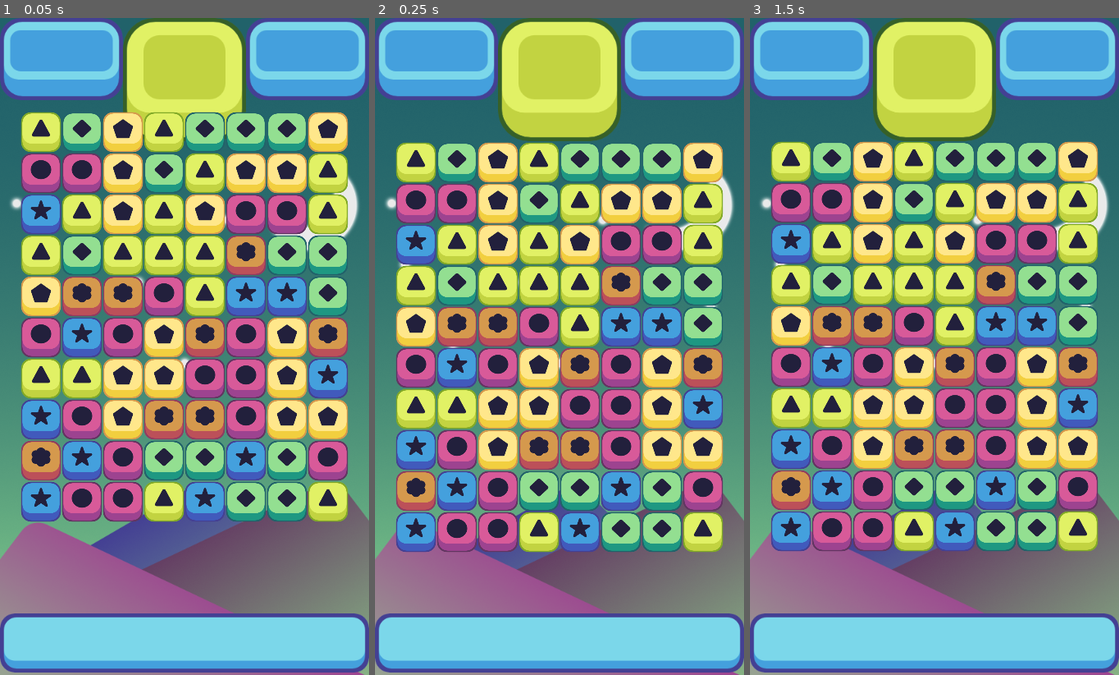
Above: before the commit, frames 1-3 (left to right).
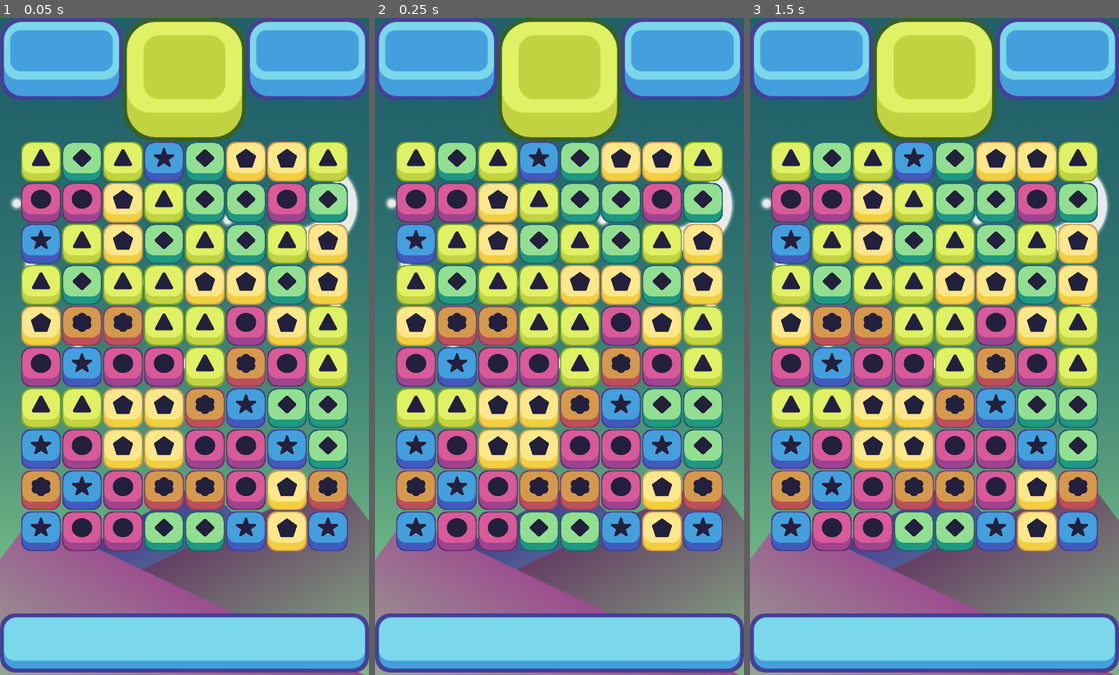
Above: after the commit, the same moments.

Repository: gonzalojs/Match3_Godot
Game: Godot game, scene res://Scenes/game_window.tscn
Two runs of this game, one before a commit and one after it. Both use one fixed random seed, a clock stepped at 60 frames per second and the inputs below.
Inputs (mouse positions are in pixels of both pictures, inside the frame that each line leads up to):
- Up to frame 1 (0.05 s): no input
- Up to frame 2 (0.25 s): no input
- Up to frame 3 (1.5 s): move the mouse to (1015, 313) at 0.52 s; tap Enter at 1.25 s; move the mouse to (860, 379) at 1.27 s

The runs differ from the first frame. In frame 1, 53% of the frame differs, in the area x 5-95%, y 14-82%; in frame 2, 28%; in frame 3, 25%.

Commit message:
state machine

Diff:
--- a/Scripts/grid.gd
+++ b/Scripts/grid.gd
@@ -1,4 +1,8 @@
 extends Node2D
+
+# State Machine
+enum {wait, move}
+var state
 
 # Grid Variables
 export (int) var width
@@ -31,6 +35,7 @@
 
 # Called when the node enters the scene tree for the first time.
 func _ready():
+	state = move
 	randomize()
 	all_pieces = make_2d_array()
 	spawn_pieces()
@@ -57,8 +62,8 @@
 				piece = possible_pieces[rand].instance()
 			# Instance that piece from the array
 			add_child(piece)
-			piece.position = grid_to_pixel(i, j - y_offset )
-			piece.move(grid_to_pixel(i, j))
+			piece.position = grid_to_pixel(i, j)
+			all_pieces[i][j] = piece
 
 func match_at(i, j, color):
 	if i > 1:
@@ -103,6 +108,7 @@
 func swap_pieces(column, row, direction):
 	var first_piece = all_pieces[column][row]
 	var other_piece = all_pieces[column + direction.x][row + direction.y]
+	state = wait
 	if first_piece != null && other_piece != null:
 		all_pieces[column][row] = other_piece
 		all_pieces[column + direction.x][row + direction.y] = first_piece
@@ -126,7 +132,8 @@
 
 # Called every frame. 'delta' is the elapsed time since the previous frame.
 func _process(delta):
-	touch_input()
+	if state == move:
+		touch_input()
 
 func find_matches():
 	for i in width:
@@ -189,6 +196,17 @@
 				piece.position = grid_to_pixel(i, j - y_offset)
 				piece.move(grid_to_pixel(i, j))
 				all_pieces[i][j] = piece
+	after_refill()
+
+func after_refill():
+	for i in width:
+		for j in height:
+			if all_pieces[i][j] != null:
+				if match_at(i, j, all_pieces[i][j].color):
+					find_matches()
+					get_parent().get_node("destroy_timer").start()
+					return
+	state = move
 
 func _on_destroy_timer_timeout():
 	destroy_matched()
